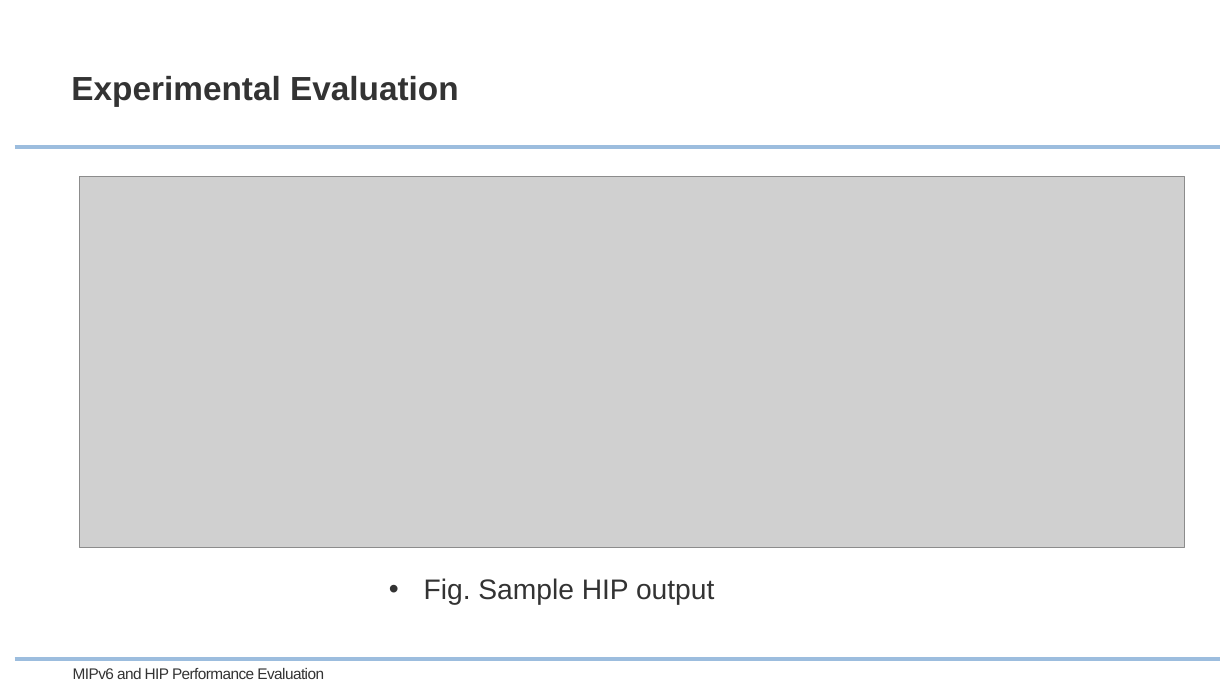
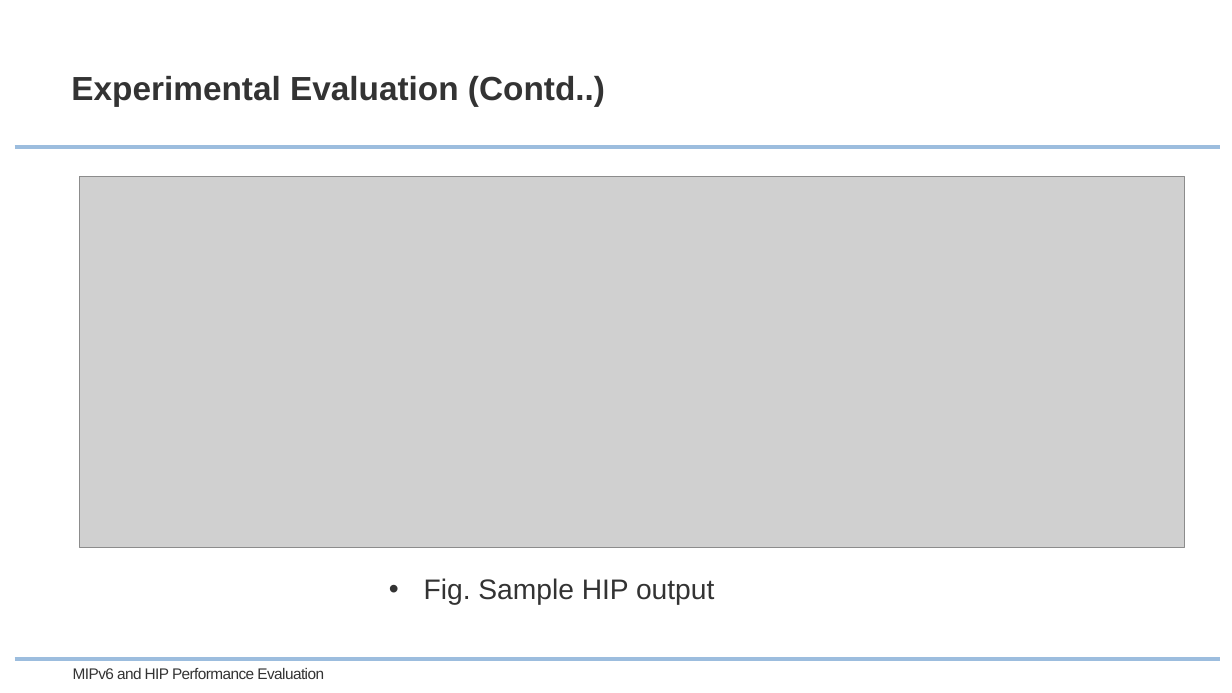
Before and after one commit to curtys/mobilecom, a slide deck: slide 8 of MIPv6_HIP_Performance_Final_Report.pptx. Drawn at 1232x693 pixels with LibreOffice and Linux fonts; fonts in the diff are those of the drawing; grey boxes stand for pictures; background and template pictures are left out. Boxes give left, top, right and bottom in pixels: in the first picture for what was removed or moved away, otherwise in the second. Text is boxed around its words. In the diff, an @@ line names an element or a change of style, - is before the commit and + after.

```diff
--- a/MIPv6_HIP_Performance_Final_Report.pptx
+++ b/MIPv6_HIP_Performance_Final_Report.pptx
@@ title at box(71, 76, 605, 106): text changed @@
-Experimental Evaluation
+Experimental Evaluation (Contd..)
```
Also in this commit, not shown: 3 other slides changed.
